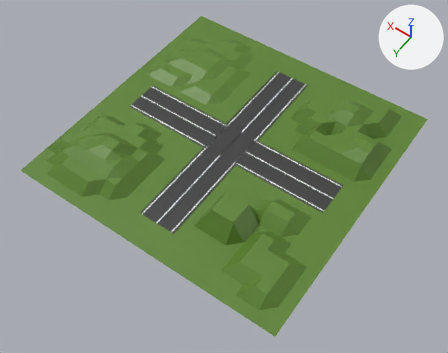
The Blender file project/assets/crossroad.blend, before and after one commit.
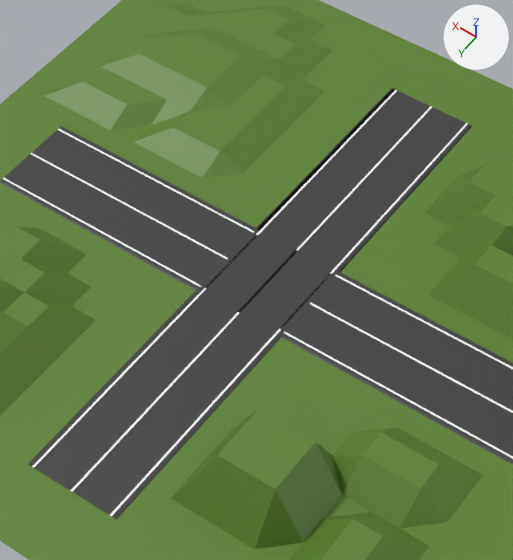
Old and new are each drawn whole from a 50 mm lens placed at (-79.5, 115.3, 160.8), pointed at (-4.3, 10.0, -4.6) and again close up on the part from 29% to 72% of the width and 11% to 71% of the height. Arrows for +X, +Y and +Z are at upper right; the lights stay in place.
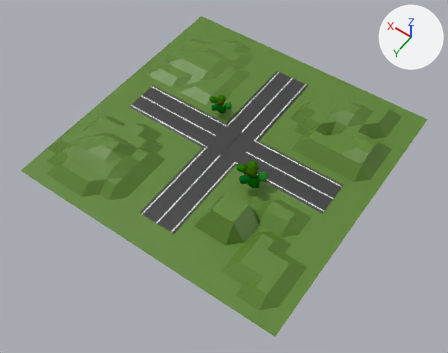
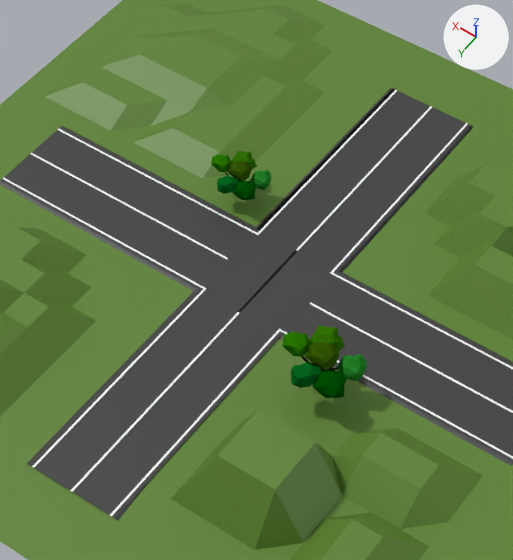
Commit message: added the right crossroad file

Boxes (x1, y1, x2, y2) around the edits, measured in the close-ups (513 x 560 px):
'Plane.001', moved: (0, 0, 513, 560) in both
'Icosphere.001', added (green): after (312, 370, 347, 398)
'Icosphere', added (green): after (304, 342, 339, 370)
'Icosphere.002', added (green): after (336, 354, 367, 381)
'Icosphere.005', added (green): after (291, 362, 321, 388)
'Icosphere.003', added (green): after (282, 332, 311, 357)
'Icosphere.004', added (green): after (309, 325, 345, 351)
'Icosphere.010', added: after (232, 181, 256, 200)
'Icosphere.011', added: after (227, 161, 252, 181)
'Icosphere.009', added: after (250, 170, 272, 190)
'Icosphere.006', added: after (217, 175, 239, 194)
'Icosphere.008', added: after (211, 154, 231, 172)
'Icosphere.007', added: after (231, 151, 257, 169)
'Cylinder', added: after (302, 357, 338, 370)

What changed in the scene script:
```text
Change ob_plane_001:
    ob_plane_001.location: (0.0, 0.0, 0.0) -> (0.0, 0.0, -0.1)
Add ob_cylinder_001:
    ob_cylinder_001 = bpy.data.objects.new('Cylinder.001', me_cylinder_001)  # 239 vertices, 226 faces; spans x -12.9..13.0, y -6.7..12.7, z 0.0..2.9; in mat_tree_wood_001 (black #2b2a0c)
    ob_cylinder_001.location = (12.1, -10.8, -0.4)
    ob_cylinder_001.scale = (0.2, 0.2, 1.34)
Add ob_icosphere_011:
    ob_icosphere_011 = bpy.data.objects.new('Icosphere.011', me_icosphere_011)  # 42 vertices, 80 faces; spans x -3.31..2.95, y -3.21..2.44, z -1.56..4.69; in mat_leaf_green_011 (dark green #335704)
    ob_icosphere_011.location = (12.1, -10.4, 3.7)
    ob_icosphere_011.scale = (0.489, 0.489, 0.489)
Add ob_icosphere_010:
    ob_icosphere_010 = bpy.data.objects.new('Icosphere.010', me_icosphere_010)  # 42 vertices, 80 faces; spans x -3.26..4.36, y -4.06..2.46, z -2.66..3.11; in mat_leaf_green_010 (dark green #004e02)
    ob_icosphere_010.location = (9.7, -8.4, 3.3)
    ob_icosphere_010.scale = (0.489, 0.489, 0.489)
Add ob_icosphere_009:
    ob_icosphere_009 = bpy.data.objects.new('Icosphere.009', me_icosphere_009)  # 42 vertices, 80 faces; spans x -2.96..2.48, y -2.77..2.52, z -3.24..2.8; in mat_leaf_green_009 (green #25832a)
    ob_icosphere_009.location = (9.6, -11.6, 3.4)
    ob_icosphere_009.scale = (0.489, 0.489, 0.489)
Add ob_icosphere_008:
    ob_icosphere_008 = bpy.data.objects.new('Icosphere.008', me_icosphere_008)  # 42 vertices, 80 faces; spans x -2.72..2.95, y -2.76..2.15, z -1.08..4.23; in mat_leaf_green_008 (dark green #297500)
    ob_icosphere_008.location = (14.8, -10.0, 3.7)
    ob_icosphere_008.scale = (0.489, 0.489, 0.489)
Add ob_icosphere_007:
    ob_icosphere_007 = bpy.data.objects.new('Icosphere.007', me_icosphere_007)  # 42 vertices, 80 faces; spans x -3.66..3.17, y -3.69..2.55, z -1.14..4.43; in mat_leaf_green_007 (dark green #327204)
    ob_icosphere_007.location = (13.1, -12.4, 3.0)
    ob_icosphere_007.scale = (0.489, 0.489, 0.489)
Add ob_icosphere_006:
    ob_icosphere_006 = bpy.data.objects.new('Icosphere.006', me_icosphere_006)  # 42 vertices, 80 faces; spans x -2.93..2.93, y -2.9..3.02, z -1.65..3.21; in mat_leaf_green_006 (dark green #06641f)
    ob_icosphere_006.location = (12.5, -8.2, 3.2)
    ob_icosphere_006.scale = (0.489, 0.489, 0.489)
Add ob_cylinder:
    ob_cylinder = bpy.data.objects.new('Cylinder', me_cylinder)  # 239 vertices, 226 faces; spans x -12.9..13.0, y -6.7..12.7, z 0.0..2.9; in mat_tree_wood (black #2b2a0c)
    ob_cylinder.location = (-15.1, 10.1, 0.4)
    ob_cylinder.scale = (0.251, 0.251, 1.68)
Add ob_icosphere:
    ob_icosphere = bpy.data.objects.new('Icosphere', me_icosphere)  # 42 vertices, 80 faces; spans x -3.31..2.95, y -3.21..2.44, z -1.56..4.69; in mat_leaf_green_003 (dark green #335704)
    ob_icosphere.location = (-15.1, 10.6, 5.6)
    ob_icosphere.scale = (0.614, 0.614, 0.614)
Add ob_icosphere_001:
    ob_icosphere_001 = bpy.data.objects.new('Icosphere.001', me_icosphere_001)  # 42 vertices, 80 faces; spans x -3.26..4.36, y -4.06..2.46, z -2.66..3.11; in mat_leaf_green_004 (dark green #004e02)
    ob_icosphere_001.location = (-18.2, 13.0, 5.1)
    ob_icosphere_001.scale = (0.614, 0.614, 0.614)
Add ob_icosphere_002:
    ob_icosphere_002 = bpy.data.objects.new('Icosphere.002', me_icosphere_002)  # 42 vertices, 80 faces; spans x -2.96..2.48, y -2.77..2.52, z -3.24..2.8; in mat_leaf_green_001 (green #25832a)
    ob_icosphere_002.location = (-18.4, 9.0, 5.1)
    ob_icosphere_002.scale = (0.614, 0.614, 0.614)
Add ob_icosphere_003:
    ob_icosphere_003 = bpy.data.objects.new('Icosphere.003', me_icosphere_003)  # 42 vertices, 80 faces; spans x -2.72..2.95, y -2.76..2.15, z -1.08..4.23; in mat_leaf_green (dark green #297500)
    ob_icosphere_003.location = (-11.8, 11.1, 5.6)
    ob_icosphere_003.scale = (0.614, 0.614, 0.614)
Add ob_icosphere_004:
    ob_icosphere_004 = bpy.data.objects.new('Icosphere.004', me_icosphere_004)  # 42 vertices, 80 faces; spans x -3.66..3.17, y -3.69..2.55, z -1.14..4.43; in mat_leaf_green_002 (dark green #327204)
    ob_icosphere_004.location = (-13.9, 8.1, 4.6)
    ob_icosphere_004.scale = (0.614, 0.614, 0.614)
Add ob_icosphere_005:
    ob_icosphere_005 = bpy.data.objects.new('Icosphere.005', me_icosphere_005)  # 42 vertices, 80 faces; spans x -2.93..2.93, y -2.9..3.02, z -1.65..3.21; in mat_leaf_green_005 (dark green #06641f)
    ob_icosphere_005.location = (-14.6, 13.3, 4.8)
    ob_icosphere_005.scale = (0.614, 0.614, 0.614)
```
